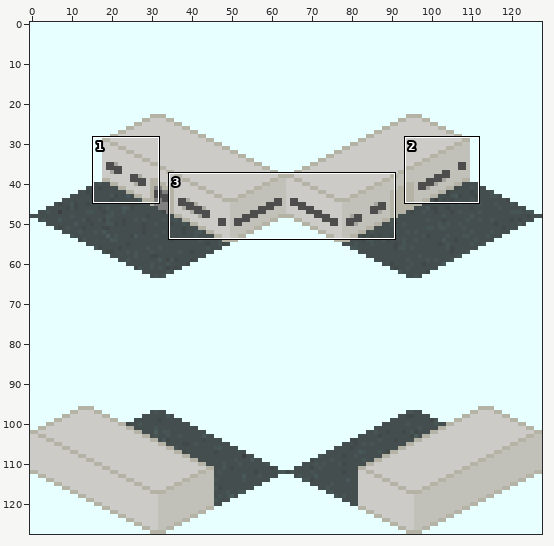
Sprite sheet -- source/Simple_Station_Sample.png. Above: a wide view before the commit, with the close-up outlined.
Close-up. Before:
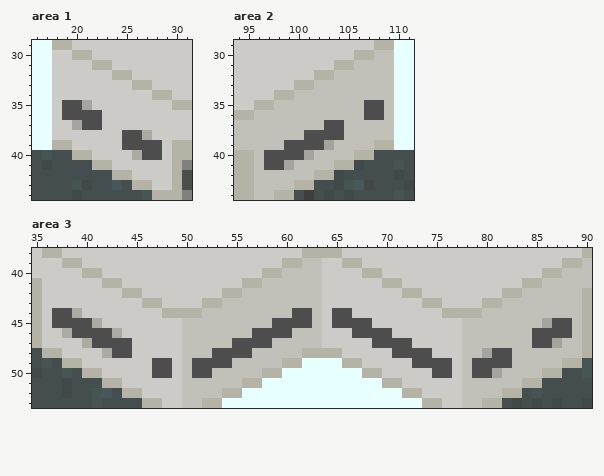
The file is 128x128 pixels. Colours within 5 levels of each other are drawn and written as one. Shown: area 1: x 16..31, y 29..44; area 2: x 94..111, y 29..44; area 3: x 35..90, y 38..53. The commit also changed other parts of the picture, which this record leaves out.
After:
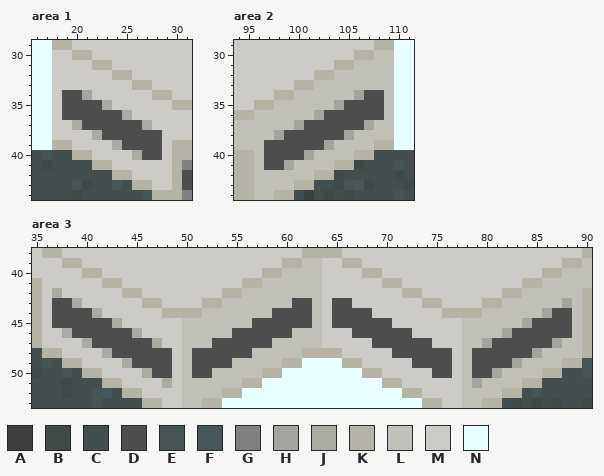
Palette (. is transparent): A #3d3f3f  B #414848  C #444e4e  D #4d4d4d  E #465453  F #485759  G #808080  H #a5a49e  J #abaaa3  K #b5b3a6  L #c2c1b9  M #cccbc8  N #e7ffff
Diff:
--- area 1
@@ x 16..31 @@
 33 NNMMMMMMMMKKMMMM
-34 NNMMMMMMMMMMKKMM
-35 NNMDDHMMMMMMMMKK
-36 NNMDDDDMMMMMMMMM
-37 NNMMHDDMMMMMMMMM
-38 NNMMMMMMMDDJMMMM
-39 NNKKMMMMMDDDDMKK
+34 NNMDDHMMMMMMKKMM
+35 NNMDDDDJMMMMMMKK
+36 NNMDDDDDDJMMMMMM
+37 NNMMJDDDDDDJMMMM
+38 NNMMMMJDDDDDDMMM
+39 NNKKMMMMJDDDDMKK
 40 CECCKKMMMMJDDMKK
--- area 2
@@ x 94..111 @@
 33 MMMMMMKKLLLLLLLLNN
-34 MMMMKKLLLLLLLLLLNN
-35 MMKKLLLLLLLLLDDLNN
-36 KKLLLLLLLLLLLDDLNN
-37 LLLLLLLLLDDLLLLLNN
-38 LLLLLLLDDDDLLLLLNN
-39 LLLLLDDDDHLLLLKKNN
+34 MMMMKKLLLLLLHDDLNN
+35 MMKKLLLLLLHDDDDLNN
+36 KKLLLLLLHDDDDDDLNN
+37 LLLLLLHDDDDDDHLLNN
+38 LLLLHDDDDDDHLLLLNN
+39 LLLDDDDDDHLLLLKKNN
 40 KKLDDDDHLLLLKKCCCC
--- area 3
@@ x 35..90 @@
 41 KMMMMMMKKMMMMMMMMMMMMKKLLLLLLMMMMMMKKMMMMMMMMMMMMKKLLLLL
-42 KMMMMMMMMKKMMMMMMMMKKLLLLLLLLMMMMMMMMKKMMMMMMMMKKLLLLLLK
-43 KMMMMMMMMMMKKMMMMKKLLLLLLLLLLMMMMMMMMMMKKMMMMKKLLLLLLLLK
-44 KMDDJMMMMMMMMKKKKLLLLLLLLLDDLMDDMMMMMMMMMKKKKLLLLLLLLLLK
-45 KMDDDDJMMMMMMMMLLLLLLLLLDDDDLMDDDDMMMMMMMMMLLLLLLLLHDDLK
-46 KMMJDDDDJMMMMMMLLLLLLLDDDDLLLMMMDDDDMMMMMMMLLLLLLLDDDDLK
-47 KMMMMJDDDDMMMMMLLLLLDDDDLLLLLMMMMMDDDDMMMMMLLLLLLLDDHLLK
-48 CKKMMMMJDDMMMMMLLLDDDDLLLLLKKKKMMMMMDDDDMMMLLHDDLLLLLLLK
-49 CECKKMMMMMMMDDMLDDDDLLLLLKKNNNNKKMMMMMDDDDMLDDDDLLLLLKKE
-50 BCCECKKMMMMMDDMLDDLLLLLKKNNNNNNNNKKMMMMMDDMLDDHLLLLKKCCE
-51 CCCBCCCKKMMMMMMLLLLLLKKNNNNNNNNNNNNKKMMMMMMLLLLLLKKCCCCC
+42 KMJMMMMMMKKMMMMMMMMKKLLLLLLLLMMMMMMMMKKMMMMMMMMKKLLLLLLK
+43 KMDDJMMMMMMKKMMMMKKLLLLLLLDDLMDDMMMMMMMKKMMMMKKLLLLLLHLK
+44 KMDDDDJMMMMMMKKKKLLLLLLLDDDDLMDDDDMMMMMMMKKKKLLLLLLHDDLK
+45 KMDDDDDDJMMMMMMLLLLLLLDDDDDDLMDDDDDDMMMMMMMLLLLLLHDDDDLK
+46 KMMJDDDDDDJMMMMLLLLLDDDDDDLLLMMMDDDDDDMMMMMLLLLHDDDDDDLK
+47 KMMMMJDDDDDDJMMLLLDDDDDDLLLLLMMMMMDDDDDDMMMLLHDDDDDDHLLK
+48 CKKMMMMJDDDDDDMLDDDDDDLLLLLKKKKMMMMMDDDDDDMLDDDDDDHLLLLK
+49 CECKKMMMMJDDDDMLDDDDLLLLLKKNNNNKKMMMMMDDDDMLDDDDHLLLLKKE
+50 BCCECKKMMMMJDDMLDDLLLLLKKNNNNNNNNKKMMMMMDDMLDDHLLLLKKCCE
+51 CCCBCCCKKMMMMJMLLLLLLKKNNNNNNNNNNNNKKMMMMMMLHLLLLKKCCCCC
 52 CCCBCCEFCKKMMMMLLLLKKNNNNNNNNNNNNNNNNKKMMMMLLLLKKCECCCCC
Boxes around the changes in both close-ups, in picture pixels (x1, y1, x2, y2):
changed: (62, 90, 162, 150)
changed: (264, 90, 384, 150)
changed: (52, 288, 572, 388)
